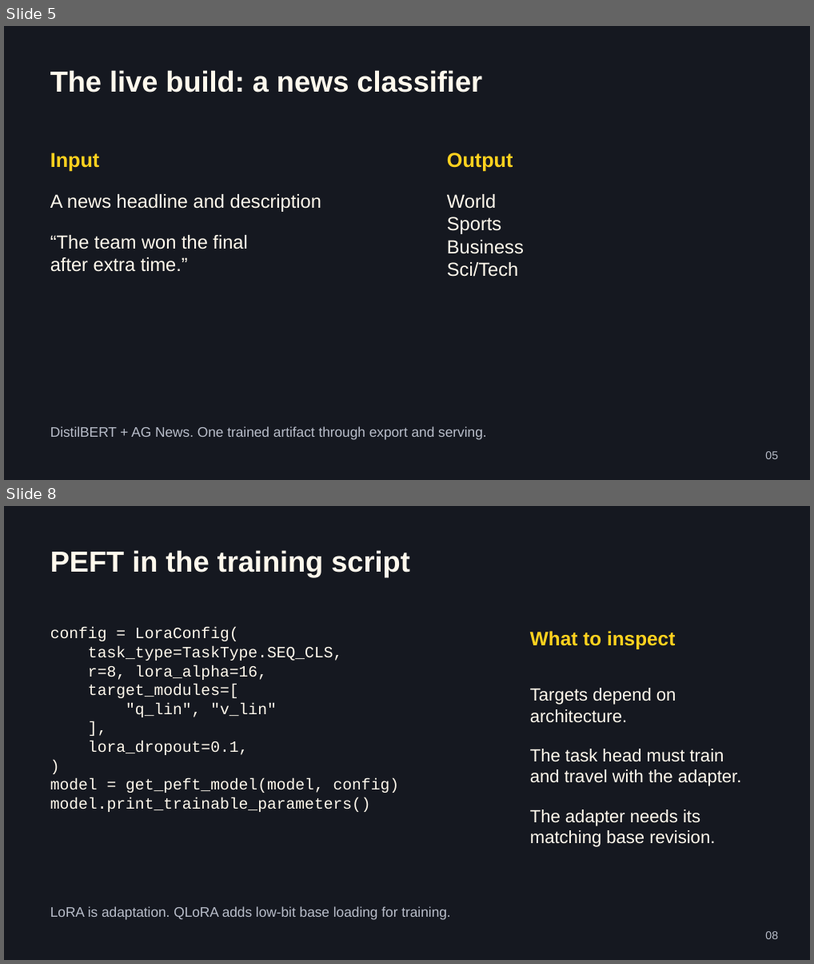
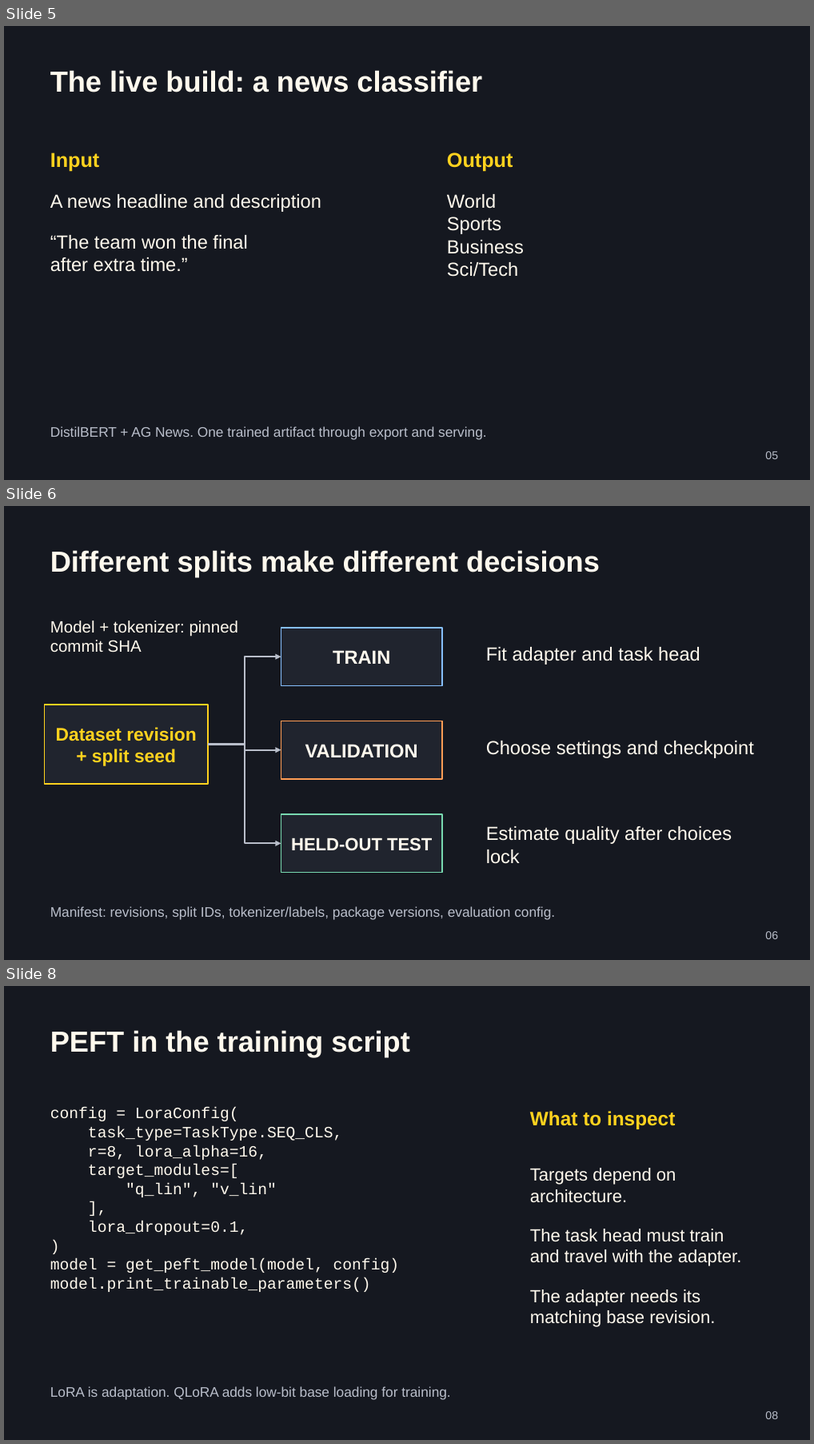
Before and after one commit to jemsbhai/bringing-the-heat, a slide deck: output/Bringing-the-Heat.pptx. Shown one above the other, each under a label of ours: slides 5 and 8 before the commit, slides 5, 6 and 8 after it; the slides between them are not shown. The pictures are 814x964 and 814x1444 pixels, drawn with LibreOffice and Linux fonts; fonts in the diff are those of the drawing. Boxes give left, top, right and bottom in pixels: in the first picture for what was removed or moved away, otherwise in the second. Text is boxed around its words. In the diff, an @@ line names an element or a change of style, - is before the commit and + after.

```diff
--- a/output/Bringing-the-Heat.pptx
+++ b/output/Bringing-the-Heat.pptx
@@ slide 6 added at box(4, 506, 810, 960), background #151820 @@
@@ text added at box(50, 550, 600, 577), 34.5 pt, text #FFF9ED, bold @@
+Different splits make different decisions
@@ text added at box(50, 620, 239, 652), 19.5 pt, text #FFF9ED @@
+Model + tokenizer: pinned commit SHA
@@ rectangle added at box(281, 628, 442, 686), fill #20242E, outline #86BFFF 1.5 pt, 22.5 pt, text #FFF9ED, bold @@
+TRAIN
@@ text added at box(486, 647, 701, 664), 22.5 pt, text #FFF9ED @@
+Fit adapter and task head
@@ elbow arrow added from (209, 744) to (281, 656), #B9BECA 2.25 pt @@
@@ rectangle added at box(45, 704, 209, 784), fill #20242E, outline #FFD21E 1.5 pt, 21.8 pt, text #FFD21E, bold @@
+Dataset revision
++ split seed
@@ rectangle added at box(281, 720, 442, 779), fill #20242E, outline #FF9D55 1.5 pt, 22.5 pt, text #FFF9ED, bold @@
+VALIDATION
@@ elbow arrow added from (209, 744) to (281, 750), #B9BECA 2.25 pt @@
@@ elbow arrow added from (209, 744) to (281, 843), #B9BECA 2.25 pt @@
@@ text added at box(486, 740, 754, 758), 22.5 pt, text #FFF9ED @@
+Choose settings and checkpoint
@@ rectangle added at box(281, 814, 442, 872), fill #20242E, outline #78D9B0 1.5 pt, 21 pt, text #FFF9ED, bold @@
+HELD-OUT TEST
@@ text added at box(486, 826, 732, 864), 22.5 pt, text #FFF9ED @@
+Estimate quality after choices lock
@@ text added at box(50, 906, 555, 920), 16.5 pt, text #B9BECA @@
+Manifest: revisions, split IDs, tokenizer/labels, package versions, evaluation config.
@@ text added at box(766, 931, 778, 939), 13.5 pt, text #B9BECA @@
+06
```
Also in this commit, not shown: 6 slides changed, 2 other slides added, 3 slides removed, 38 other files.
